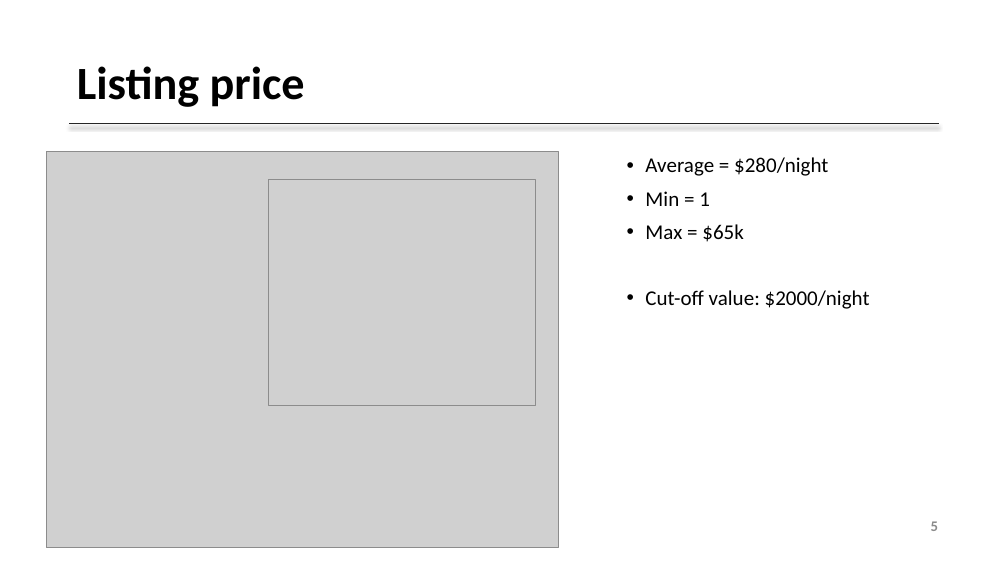
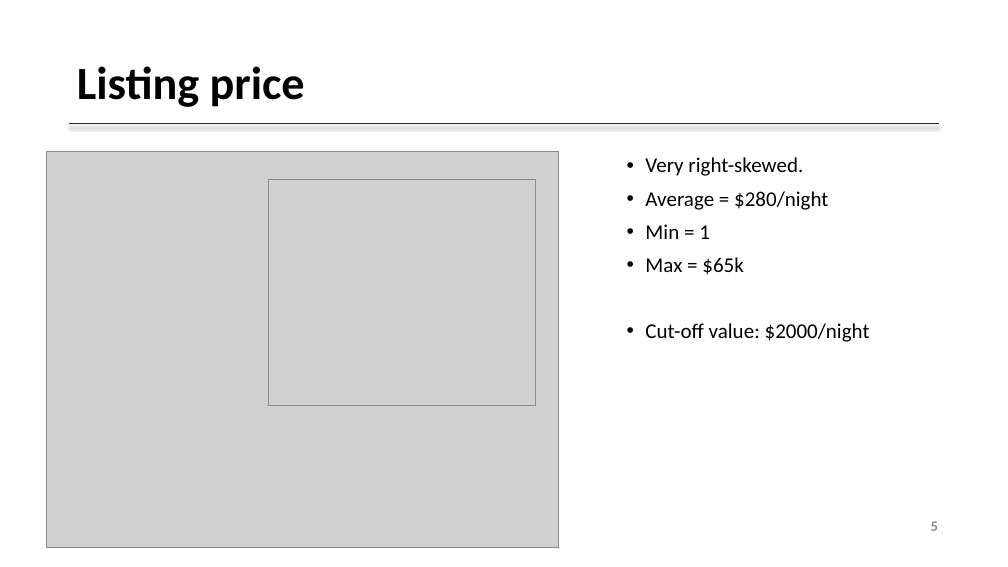
Before and after one commit to malfii/airbnb_investment, a slide deck: slide 5 of presentation/airbnb_investment_Alfi.pptx. Drawn at 1008x567 pixels with LibreOffice and Linux fonts; fonts in the diff are those of the drawing; grey boxes stand for pictures; background and template pictures are left out. Boxes give left, top, right and bottom in pixels: in the first picture for what was removed or moved away, otherwise in the second. Text is boxed around its words. In the diff, an @@ line names an element or a change of style, - is before the commit and + after.

```diff
--- a/presentation/airbnb_investment_Alfi.pptx
+++ b/presentation/airbnb_investment_Alfi.pptx
@@ text at (645,157,803,176): paragraph added @@
+• Very right-skewed.
```
Also in this commit, not shown: 3 other slides changed.
